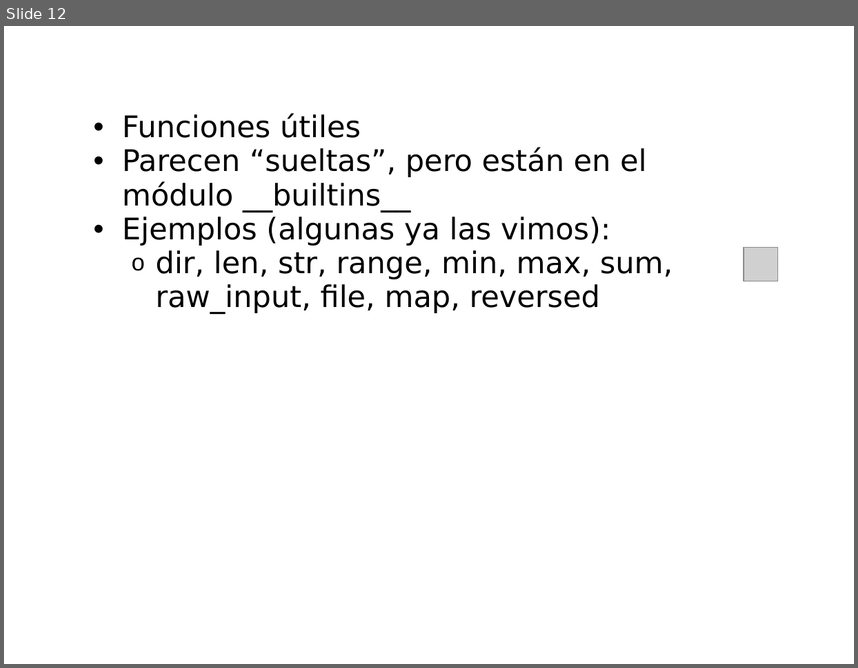
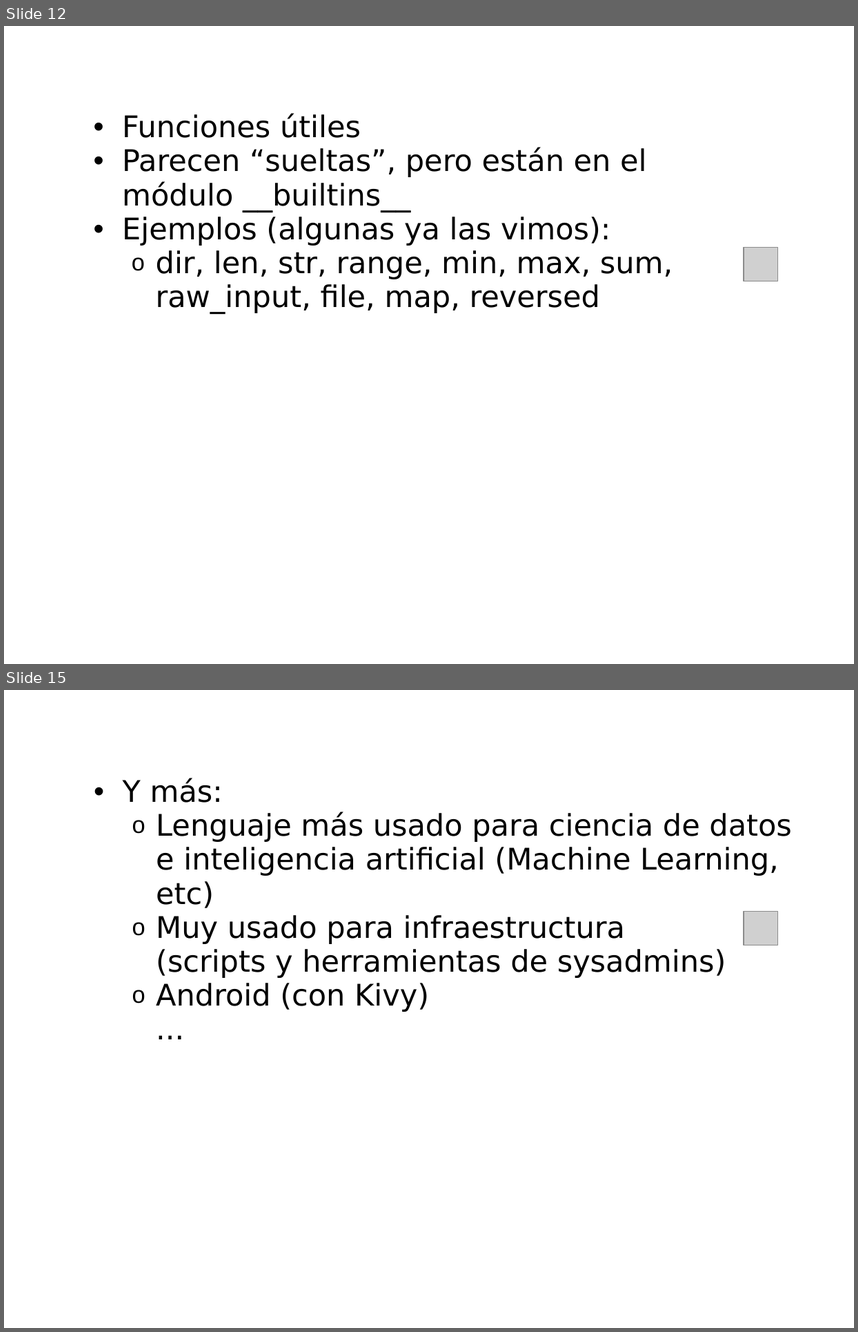
Before and after one commit to fisadev/talks, a slide deck: intro-python/intro-python.odp. Shown one above the other, each under a label of ours: slide 12 before the commit, slides 12 and 15 after it; the slides between them are not shown. The pictures are 858x668 and 858x1332 pixels, drawn with LibreOffice and Linux fonts; fonts in the diff are those of the drawing; grey boxes stand for pictures; background and template pictures are left out. Boxes give left, top, right and bottom in pixels: in the first picture for what was removed or moved away, otherwise in the second. Text is boxed around its words. In the diff, an @@ line names an element or a change of style, - is before the commit and + after.

```diff
--- a/intro-python/intro-python.odp
+++ b/intro-python/intro-python.odp
@@ slide 15 added at (4, 690, 854, 1328), background picture (left out) @@
@@ subtitle added at (123, 778, 791, 1012), 28 pt, text #000000 @@
+  • Y más:
+    o Lenguaje más usado para ciencia de datos e inteligencia artificial (Machine Learning, etc)
+    o Muy usado para infraestructura
+      (scripts y herramientas de sysadmins)
+    o Android (con Kivy)
+    ...
@@ picture added at (744, 911, 777, 945) @@
@@ title added at (50, 1116, 533, 1313), 36 pt, text #FFFFFF @@
+Web
```
Also in this commit, not shown: 7 slides changed, 1 other file.
